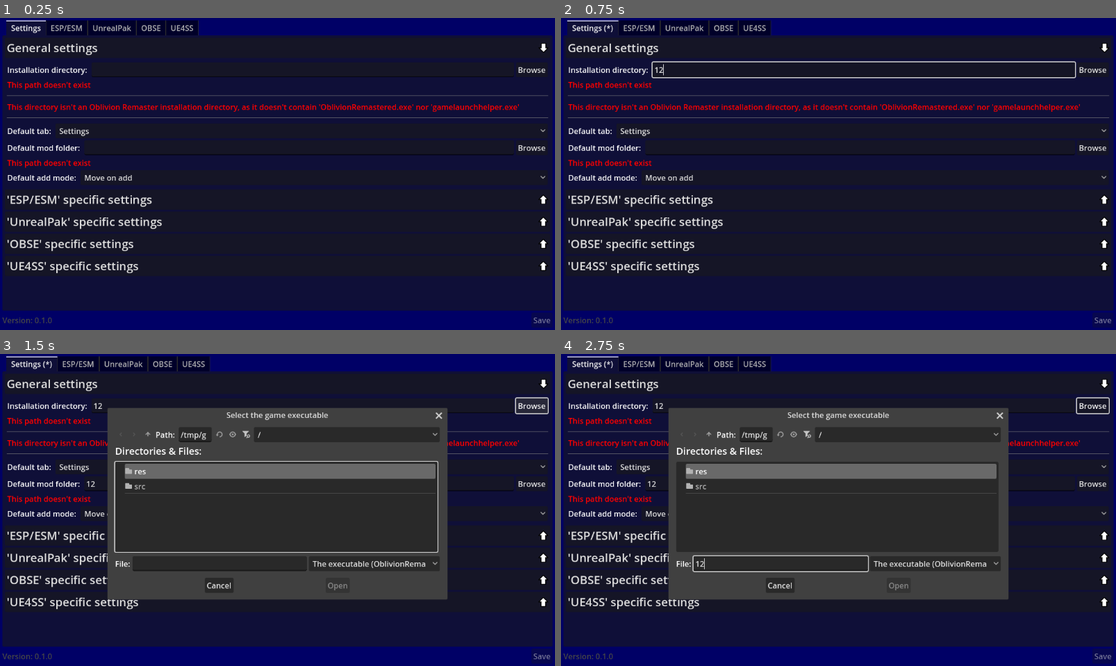
Above: before the commit, frames 1-4 (two rows, left to right).
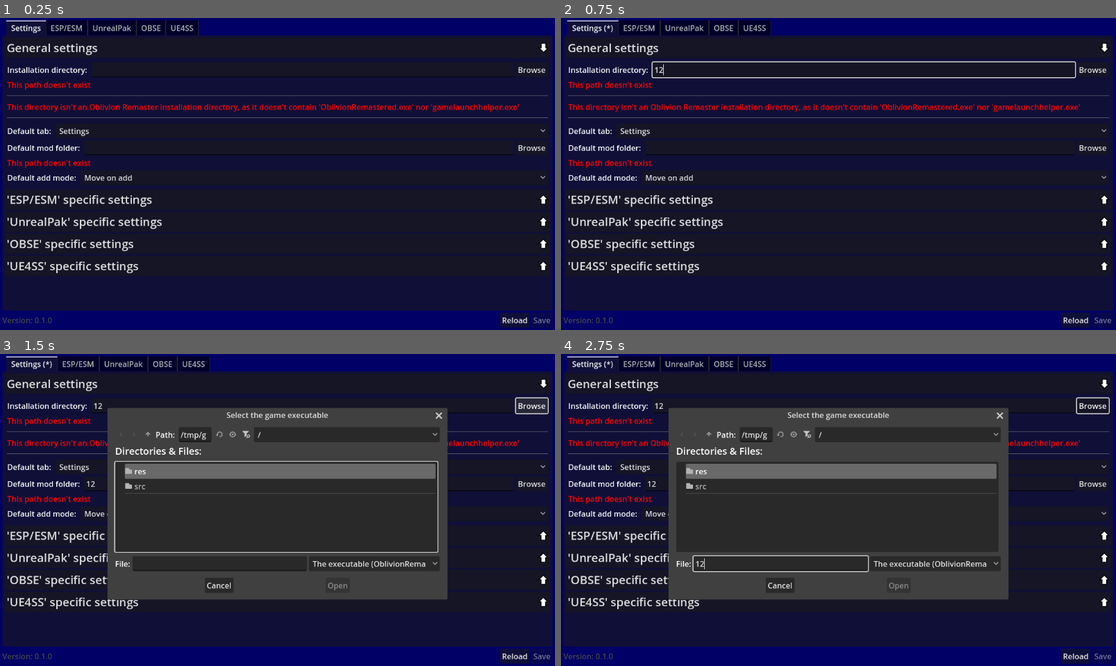
Above: after the commit, the same moments.

Repository: TheNamlessGuy/oblivion-remaster-mod-manager
Game: Godot game, scene res://src/components/main_window.tscn
Two runs of this game, one before a commit and one after it. Both use one fixed random seed, a clock stepped at 60 frames per second and the inputs below.
Inputs (mouse positions are in pixels of both pictures, inside the frame that each line leads up to):
- Up to frame 1 (0.25 s): no input
- Up to frame 2 (0.75 s): click (866, 71) at 0.52 s; type "12" at 0.6 s
- Up to frame 3 (1.5 s): click (299, 485) at 0.75 s; type "12" at 0.83 s; click "Browse" at 1.25 s
- Up to frame 4 (2.75 s): click (783, 563) at 2.02 s; type "12" at 2.1 s

The runs differ from the first frame. In frame 1, 0.3% of the frame differs, in the area x 90-96%, y 94-100%; in frame 2, 0.3%; in frame 3, 0.3%; in frame 4, 0.3%.

Commit message:
fix: Moved the "Reload" button down to sit besides the "Save" button

Diff:
--- a/project/src/components/base_mod_selector.gd
+++ b/project/src/components/base_mod_selector.gd
@@ -31,6 +31,9 @@
     ModDiffType.ACTIVATED_NOT_FOUND: ModActivatedConflict.UNKNOWN,
   })
 
+func reload() -> void:
+  _initialize(true)
+
 func disable(should_disable: bool = true) -> void:
   in_button.disabled = should_disable
   out_button.disabled = should_disable
@@ -59,8 +62,6 @@
 @export var alert_container: AlertContainer
 @export var in_button: Button
 @export var out_button: Button
-@export var reload_button: Button
-@export var reload_button_dialog: ConfirmationDialog
 
 @export_subgroup("Active mods")
 @export var active_mods_list: ItemList
@@ -75,9 +76,6 @@
 @export var add_file_dialog: FileDialog
 
 func _ready() -> void:
-  reload_button.button_up.connect(_on_reload_button_pressed)
-  reload_button_dialog.confirmed.connect(_initialize.bind(true))
-
   in_button.button_up.connect(_activate_selected_available_mods)
   out_button.button_up.connect(_deactivate_selected_active_mods)
 
@@ -114,13 +112,16 @@
   add_mode_selector.select(Config.get_default_add_mode_for_mod_type(mod_type))
   _populate_active()
   _populate_available()
+  _check_dirty_status()
+  _check_can_save_status()
+
   _custom_initialization()
 
 func _prerequisites_met() -> bool:
   alert_container.clear()
 
   if not Game.install_directory_is_valid():
-    alert_container.info(["The installation directory is not valid. Please go to the 'Settings' tab and set it, then come back and hit 'Reload'"])
+    alert_container.info(["The installation directory is not valid. Please go to the 'Settings' tab and set it, then come back and press 'Reload'"])
 
   _custom_prerequisites_checks()
 
@@ -593,12 +594,6 @@
     "removed": Global.diff_arrays(_persisted_active_mod_cache, active_mods)
   }
 
-func _on_reload_button_pressed() -> void:
-  if is_dirty():
-    reload_button_dialog.popup_centered()
-  else:
-    _initialize(true)
-
 var _cached_dirty_status: Variant = null
 func _check_dirty_status() -> void:
   var dirty := is_dirty(true)
--- a/project/src/components/main_window.gd
+++ b/project/src/components/main_window.gd
@@ -1,14 +1,18 @@
 class_name MainWindow
 extends Control
 
-@export var save_button: Button
+@export var save_button: BaseButton
 @export var tab_container: WindowTabContainer
 @export var background: ColorRect
 @export var version_label: Label
+@export var reload_button: Button
+@export var reload_confirmation_dialog: ConfirmationDialog
 
 func _ready() -> void:
   save_button.button_up.connect(_on_save_button_pressed)
   tab_container.tab_changed.connect(_on_tab_changed)
+  reload_button.button_up.connect(_on_reload_button_pressed)
+  reload_confirmation_dialog.confirmed.connect(_perform_reload)
 
   _on_tab_changed(tab_container.current_tab)
 
@@ -17,6 +21,15 @@
 
 func _on_save_button_pressed() -> void:
   tab_container.tab_node(tab_container.current_tab).save()
+
+func _perform_reload() -> void:
+  tab_container.tab_node(tab_container.current_tab).reload()
+
+func _on_reload_button_pressed() -> void:
+  if tab_container.tab_node(tab_container.current_tab).is_dirty():
+    reload_confirmation_dialog.popup_centered()
+  else:
+    _perform_reload()
 
 func _on_tab_changed(to: int) -> void:
   var from := tab_container.get_previous_tab()
--- a/project/src/components/main_window.tscn
+++ b/project/src/components/main_window.tscn
@@ -4,7 +4,7 @@
 [ext_resource type="Theme" uid="uid://c10b6gwhnjmvi" path="res://res/default_theme.tres" id="2_bkkg0"]
 [ext_resource type="PackedScene" uid="uid://0po52glch3w" path="res://src/components/window_tab_container.tscn" id="2_l4bt5"]
 
-[node name="MainWindow" type="Control" node_paths=PackedStringArray("save_button", "tab_container", "background", "version_label")]
+[node name="MainWindow" type="Control" node_paths=PackedStringArray("save_button", "tab_container", "background", "version_label", "reload_button", "reload_confirmation_dialog")]
 layout_mode = 3
 anchors_preset = 15
 anchor_right = 1.0
@@ -17,6 +17,8 @@
 tab_container = NodePath("MarginContainer/WindowContent/WindowTabContainer")
 background = NodePath("Background")
 version_label = NodePath("MarginContainer/WindowContent/ButtonContainer/VersionLabel")
+reload_button = NodePath("MarginContainer/WindowContent/ButtonContainer/ReloadButton")
+reload_confirmation_dialog = NodePath("MarginContainer/WindowContent/ButtonContainer/ReloadButton/ReloadConfirmationDialog")
 
 [node name="Background" type="ColorRect" parent="."]
 layout_mode = 1
@@ -52,6 +54,17 @@
 layout_mode = 2
 size_flags_horizontal = 3
 
+[node name="ReloadButton" type="Button" parent="MarginContainer/WindowContent/ButtonContainer"]
+layout_mode = 2
+tooltip_text = "Reloads this tab to how it would be on NORMM startup"
+text = "Reload"
+
+[node name="ReloadConfirmationDialog" type="ConfirmationDialog" parent="MarginContainer/WindowContent/ButtonContainer/ReloadButton"]
+size = Vector2i(405, 100)
+ok_button_text = "Yes, reload"
+dialog_text = "This will undo any unsaved changes. Are you sure?"
+cancel_button_text = "No, let me save first"
+
 [node name="SaveButton" type="Button" parent="MarginContainer/WindowContent/ButtonContainer"]
 layout_mode = 2
 text = "Save"
--- a/project/src/components/mod_selector.tscn
+++ b/project/src/components/mod_selector.tscn
@@ -10,7 +10,7 @@
 [ext_resource type="Texture2D" uid="uid://cpj762vd2yvic" path="res://res/icons/add.png" id="6_ux7iu"]
 [ext_resource type="Texture2D" uid="uid://b0r5hq0suqvk3" path="res://res/icons/remove.png" id="7_wgbqt"]
 
-[node name="ModSelector" type="BoxContainer" node_paths=PackedStringArray("alert_container", "in_button", "out_button", "reload_button", "reload_button_dialog", "active_mods_list", "up_button", "down_bu …(101 unchanged characters)…
+[node name="ModSelector" type="BoxContainer" node_paths=PackedStringArray("alert_container", "in_button", "out_button", "active_mods_list", "up_button", "down_bu …(101 unchanged characters)…
 offset_right = 1149.0
 offset_bottom = 645.0
 size_flags_horizontal = 3
@@ -19,8 +19,6 @@
 alert_container = NodePath("MarginContainer/ScrollContainer/VBoxContainer/AlertContainer")
 in_button = NodePath("MarginContainer/ScrollContainer/VBoxContainer/ModLists/MoverButtons/ActivateButton")
 out_button = NodePath("MarginContainer/ScrollContainer/VBoxContainer/ModLists/MoverButtons/DeactivateButton")
-reload_button = NodePath("MarginContainer/ScrollContainer/VBoxContainer/ReloadFromFileSystemButtonContainer/ReloadFromFileSystemButtonContainer")
-reload_button_dialog = NodePath("MarginContainer/ScrollContainer/VBoxContainer/ReloadFromFileSystemButtonContainer/ReloadFromFileSystemButtonContainer/ConfirmationDialog")
 active_mods_list = NodePath("MarginContainer/ScrollContainer/VBoxContainer/ModLists/ActiveModsContainer/ActiveModsList")
 up_button = NodePath("MarginContainer/ScrollContainer/VBoxContainer/ModLists/ActiveModsContainer/Header/UpButton")
 down_button = NodePath("MarginContainer/ScrollContainer/VBoxContainer/ModLists/ActiveModsContainer/Header/DownButton")
@@ -164,18 +162,3 @@
 size_flags_horizontal = 3
 size_flags_vertical = 3
 select_mode = 1
-
-[node name="ReloadFromFileSystemButtonContainer" type="HBoxContainer" parent="MarginContainer/ScrollContainer/VBoxContainer"]
-layout_mode = 2
-
-[node name="ReloadFromFileSystemButtonContainer" type="Button" parent="MarginContainer/ScrollContainer/VBoxContainer/ReloadFromFileSystemButtonContainer"]
-layout_mode = 2
-size_flags_horizontal = 6
-tooltip_text = "Set the state of the tab to how it would have been if you'd restarted the program"
-text = "Reload"
-
-[node name="ConfirmationDialog" type="ConfirmationDialog" parent="MarginContainer/ScrollContainer/VBoxContainer/ReloadFromFileSystemButtonContainer/ReloadFromFileSystemButtonContainer"]
-title = "Reload?"
-ok_button_text = "Yes"
-dialog_text = "This will undo any changes made. Are you sure?"
-cancel_button_text = "No"
--- a/project/src/components/settings/settings_dropdown.gd
+++ b/project/src/components/settings/settings_dropdown.gd
@@ -6,7 +6,10 @@
 func value() -> int: return _dropdown.selected
 func is_valid() -> bool: return not _alert_container.has_errors()
 func is_dirty() -> bool: return value() != _config_value()
-func save(write: bool = true) -> void: Config.set_by_key(config_key, value(), write)
+func reload() -> void: _set_dropdown_value(_config_value(), true)
+func save(write: bool = true) -> void:
+  if is_dirty():
+    Config.set_by_key(config_key, value(), write)
 
 @export var config_key: Config.Key = Config.Key.UNKNOWN
 
--- a/project/src/components/settings/settings_file_selector.gd
+++ b/project/src/components/settings/settings_file_selector.gd
@@ -6,6 +6,7 @@
 func value() -> String: return _input.text
 func is_valid() -> bool: return not _alert_container.has_errors()
 func is_dirty() -> bool: return value() != _config_value()
+func reload() -> void: _set_input_text(_config_value(), true)
 func save(write: bool = true) -> void:
   if is_dirty():
     Config.set_by_key(config_key, value(), write)
--- a/project/src/components/settings_tab.gd
+++ b/project/src/components/settings_tab.gd
@@ -36,6 +36,12 @@
   Config.flush()
   _check_statuses()
 
+func reload() -> void:
+  for node in _nodes:
+    node.reload()
+
+  _check_statuses()
+
 func _ready() -> void:
   _fill_nodes()
 
